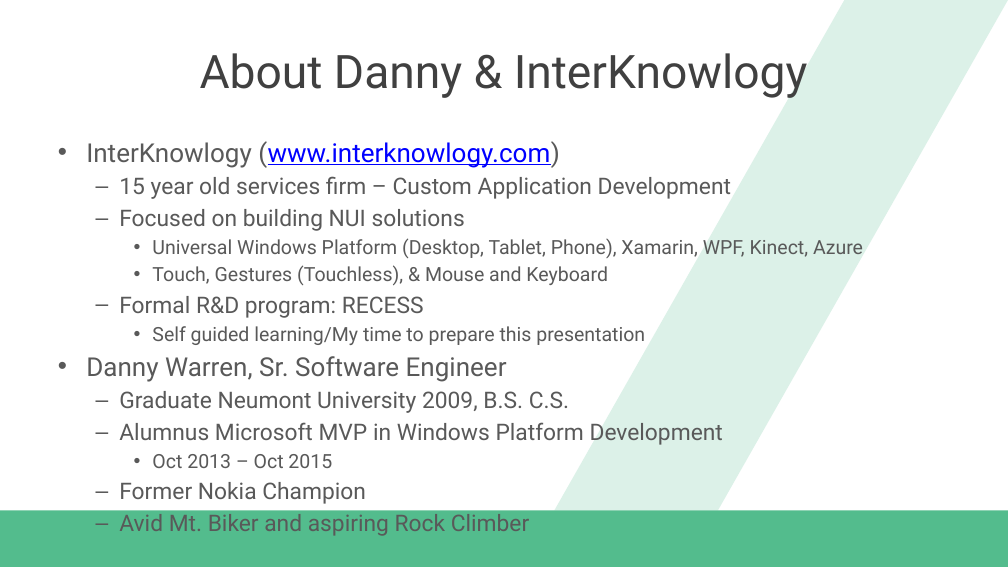
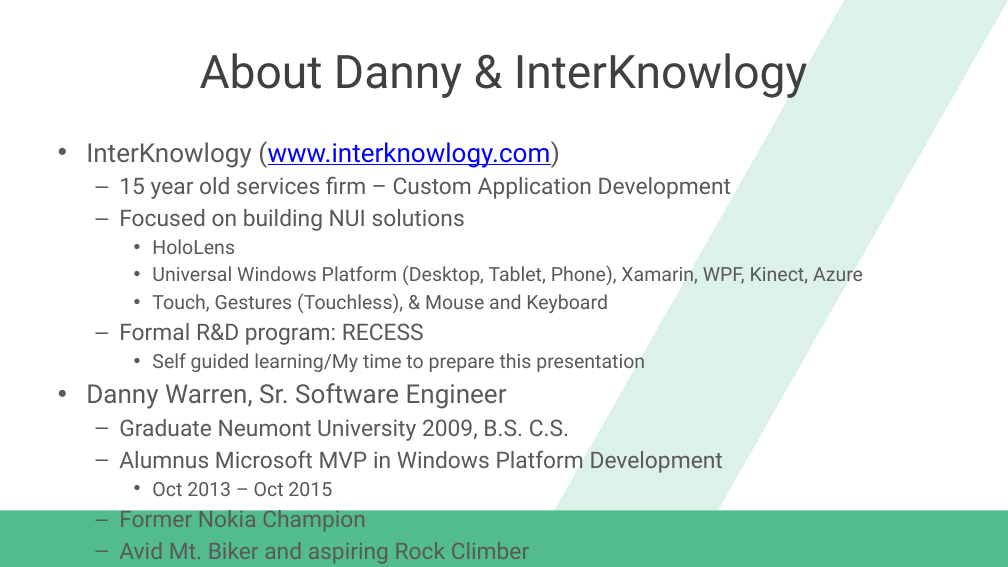
Before and after one commit to dannydwarren/FSharpXamarin, a slide deck: slide 2 of FSharpXamarin_Slides.pptx. Drawn at 1008x567 pixels with LibreOffice and Linux fonts; fonts in the diff are those of the drawing; background and template pictures are left out. Boxes give left, top, right and bottom in pixels: in the first picture for what was removed or moved away, otherwise in the second. Text is boxed around its words. In the diff, an @@ line names an element or a change of style, - is before the commit and + after.

```diff
--- a/FSharpXamarin_Slides.pptx
+++ b/FSharpXamarin_Slides.pptx
@@ text at bbox=[152, 239, 235, 254]: paragraph added @@
+    • HoloLens
```
Also in this commit, not shown: 3 other files.
